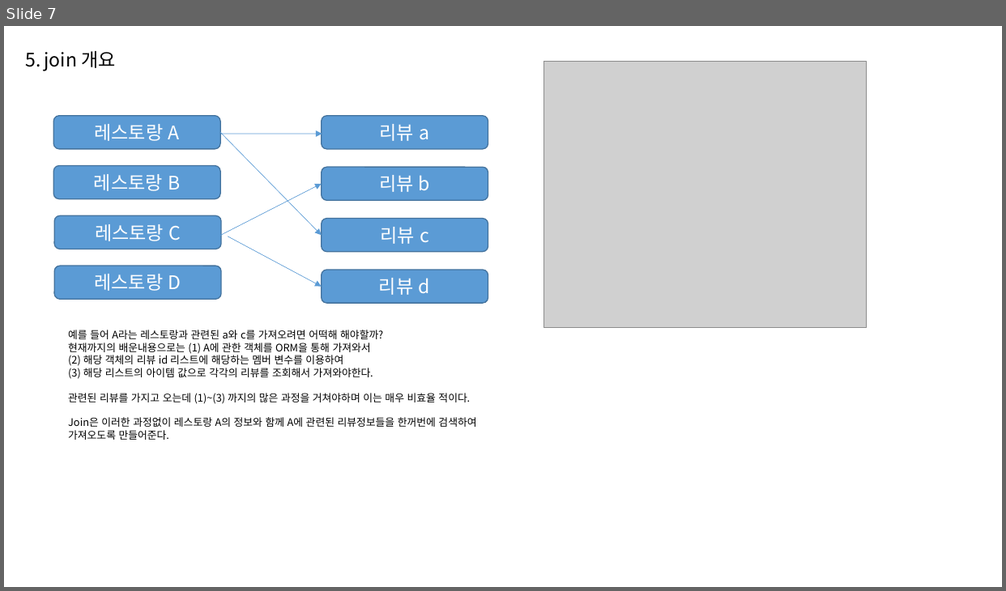
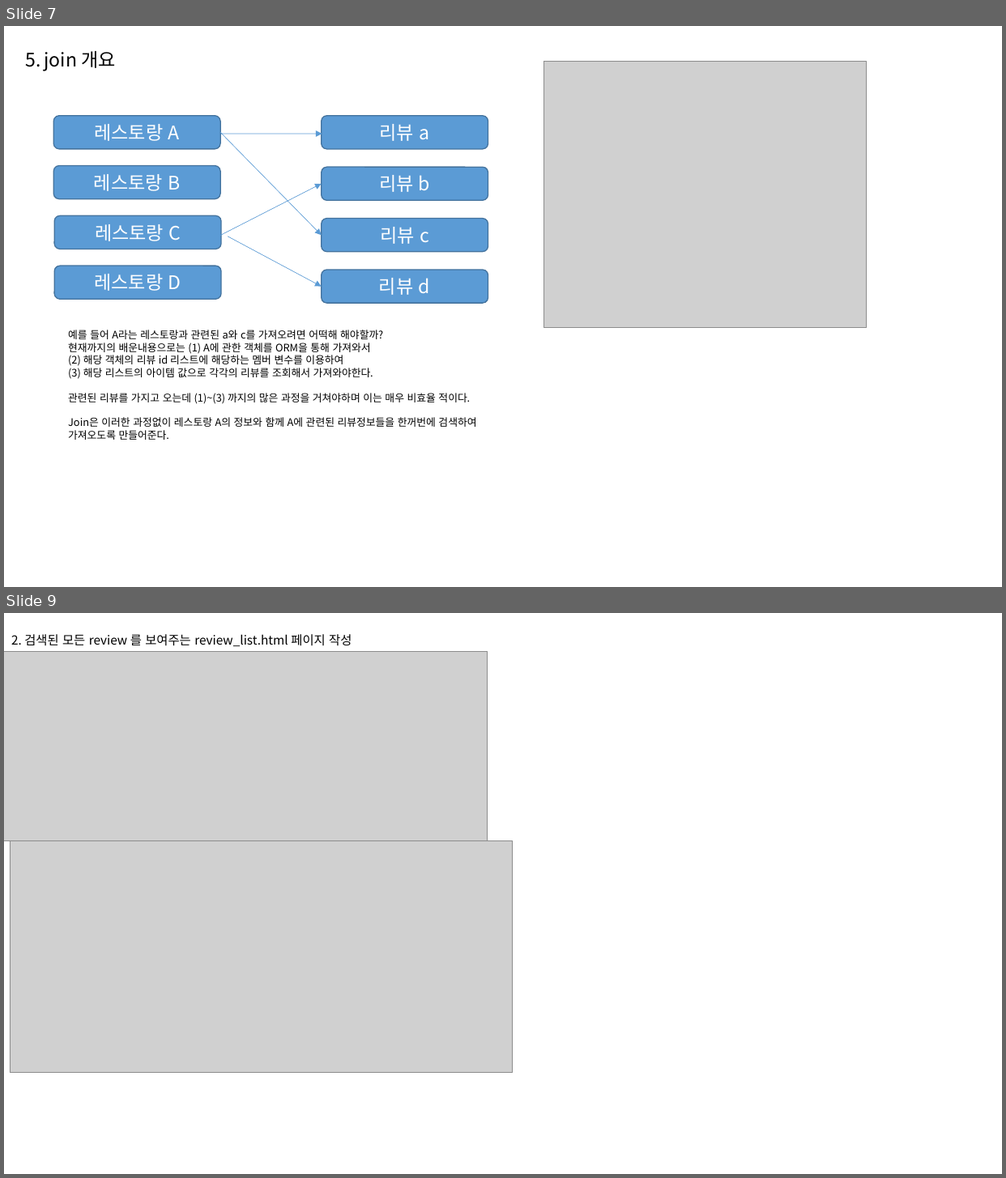
Before and after one commit to khb3025/EducationArrangement, a slide deck: Django(입문)-inflearn/학습정리/7.Relation/Relation.pptx. Shown one above the other, each under a label of ours: slide 7 before the commit, slides 7 and 9 after it; the slides between them are not shown. The pictures are 1006x591 and 1006x1178 pixels, drawn with LibreOffice and Linux fonts; fonts in the diff are those of the drawing; grey boxes stand for pictures. Boxes give left, top, right and bottom in pixels: in the first picture for what was removed or moved away, otherwise in the second. Text is boxed around its words. In the diff, an @@ line names an element or a change of style, - is before the commit and + after.

```diff
--- a/Django(입문)-inflearn/학습정리/7.Relation/Relation.pptx
+++ b/Django(입문)-inflearn/학습정리/7.Relation/Relation.pptx
@@ slide 9 added at bbox=[4, 613, 1002, 1174], background #FFFFFF @@
@@ text added at bbox=[11, 634, 351, 646], 12 pt, text #000000 @@
+2. 검색된 모든 review 를 보여주는 review_list.html 페이지 작성
@@ picture added at bbox=[4, 651, 488, 841] @@
@@ picture added at bbox=[10, 841, 513, 1072] @@
```
Also in this commit, not shown: 2 other slides added.
